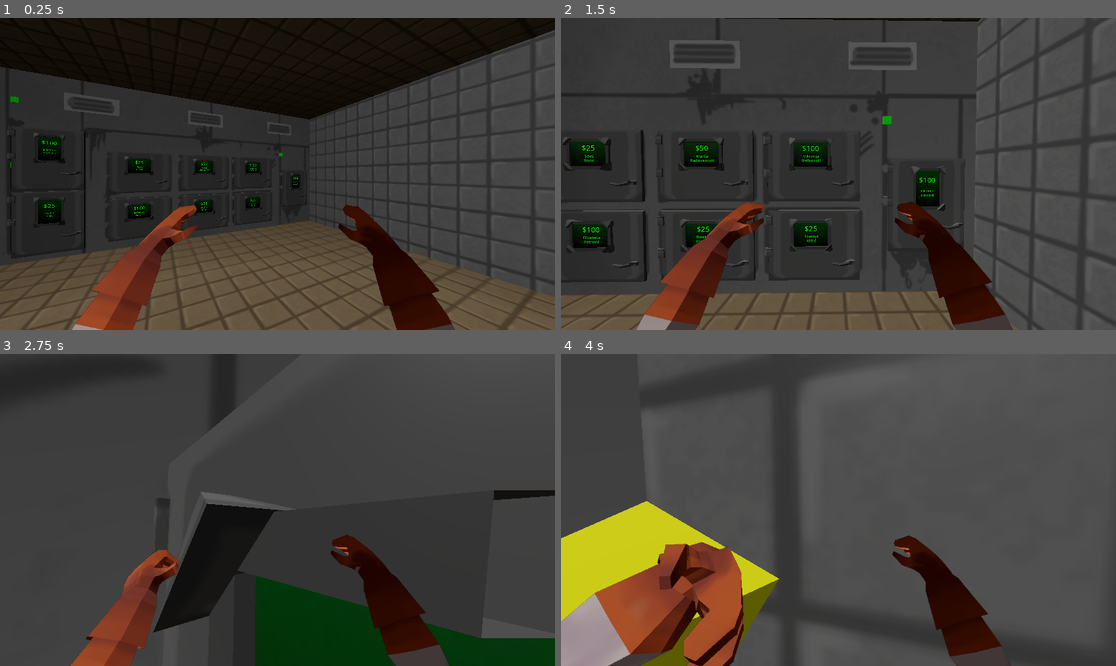
Above: before the commit, frames 1-4 (two rows, left to right).
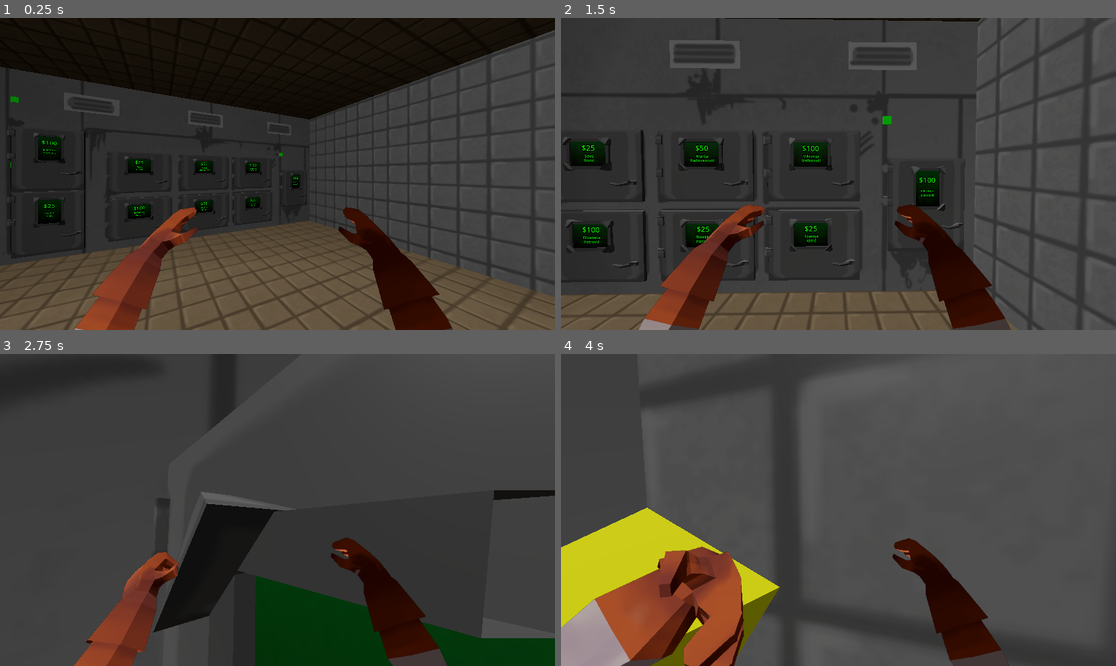
Above: after the commit, the same moments.

Repository: senseibobo/lesinar
Game: Godot game, scene res://world/world.tscn
The game is run twice, just before and just after one commit, with the same random seed, the same clock (stepped at 60 frames per second) and the same inputs. The engine's default icon, where the game draws it, is replaced by a stand-in: a white triangle on a blue panel in a dark square.
Inputs (mouse positions are in pixels of both pictures, inside the frame that each line leads up to):
- Up to frame 1 (0.25 s): no input
- Up to frame 2 (1.5 s): move the mouse to (866, 174) at 0.52 s; hold W (up) from 0.53 s (still down); tap E (interact) at 0.6 s; move the mouse to (810, 174) at 1.27 s; click (810, 174) at 1.35 s
- Up to frame 3 (2.75 s): keep holding W (up); move the mouse to (288, 503) at 2.02 s; tap E (interact) at 2.1 s
- Up to frame 4 (4 s): keep holding W (up); move the mouse to (832, 516) at 2.77 s; click (832, 516) at 2.85 s; move the mouse to (877, 513) at 3.52 s; tap E (interact) at 3.6 s

The runs differ from the first frame. In frame 1, 1.1% of the frame differs, in the area x 13-82%, y 59-100%; in frame 2, 1.4%; in frame 3, 1.1%; in frame 4, 4.4%, in the area x 0-80%, y 47-100%.

Commit message:
added range limit and reduced subdivide and lowered arms skibidi

Diff:
--- a/player/player.tscn
+++ b/player/player.tscn
@@ -1930,10 +1930,10 @@
 debug_shape_custom_color = Color(1, 0, 0, 1)
 
 [node name="armModelLeft" type="Node3D" parent="Camera3D"]
-transform = Transform3D(0.6, 0, 0, 0, 0.6, 0, 0, 0, 0.6, -0.05, -1.703, -0.455)
+transform = Transform3D(0.6, 0, 0, 0, 0.6, 0, 0, 0, 0.6, -0.05, -1.718, -0.455)
 
 [node name="Arml" type="Node3D" parent="Camera3D/armModelLeft"]
-transform = Transform3D(0.818237, 0, 0, 0, 0.818237, 0, 0, 0, 0.818237, 0.368259, 1.58258, 0.0344122)
+transform = Transform3D(0.818237, 0, 0, 0, 0.818237, 0, 0, 0, 0.818237, 4.23995e-09, 0, 0.0484994)
 
 [node name="Skeleton3D" type="Skeleton3D" parent="Camera3D/armModelLeft/Arml"]
 bones/0/name = "Bone.007"
@@ -1948,140 +1948,140 @@
 bones/1/rest = Transform3D(0.00240892, -0.0743876, 0.997226, -0.998111, 0.0610432, 0.00696444, -0.061392, -0.995359, -0.0740999, 0.104896, -0.526372, -0.397699)
 bones/1/enabled = true
 bones/1/position = Vector3(0.130575, -0.527016, -0.81483)
-bones/1/rotation = Quaternion(-0.393647, 0.0287784, -0.00192931, 0.918809)
+bones/1/rotation = Quaternion(-0.609752, -0.344722, -0.498462, 0.510788)
 bones/1/scale = Vector3(1, 1, 1)
 bones/2/name = "Forearm.L.001"
 bones/2/parent = 1
 bones/2/rest = Transform3D(0.9979, 0.0644714, -0.00628616, -0.0643375, 0.975163, -0.211941, -0.00753408, 0.2119, 0.977262, -6.69243e-08, 0.925278, -2.04891e-08)
 bones/2/enabled = true
 bones/2/position = Vector3(-6.69243e-08, 0.925278, -2.04891e-08)
-bones/2/rotation = Quaternion(0.720691, 0.0154714, -0.273305, 0.636922)
+bones/2/rotation = Quaternion(0.364545, 0.0223621, -0.138245, 0.920595)
 bones/2/scale = Vector3(1, 1, 1)
 bones/3/name = "Palm.L.001"
 bones/3/parent = 0
 bones/3/rest = Transform3D(0.00144863, 0.170294, 0.985392, -0.999736, 0.0228304, -0.00247577, -0.0229185, -0.985129, 0.170282, 0.187226, -0.473532, -2.39617)
 bones/3/enabled = true
-bones/3/position = Vector3(0.565483, 0.675333, -0.689398)
-bones/3/rotation = Quaternion(-0.441108, 0.462961, 0.759397, 0.12003)
+bones/3/position = Vector3(1.95038, -0.258522, -1.00203)
+bones/3/rotation = Quaternion(-0.325657, -0.495073, -0.752222, 0.288118)
 bones/3/scale = Vector3(1, 1, 1)
 bones/4/name = "Index.1.L.001"
 bones/4/parent = 3
 bones/4/rest = Transform3D(0.928715, -0.283557, -0.23892, 0.240642, 0.951143, -0.193436, 0.282098, 0.122152, 0.951577, 0.00851854, 0.373355, 0.0801823)
 bones/4/enabled = true
 bones/4/position = Vector3(0.00851854, 0.373355, 0.0801823)
-bones/4/rotation = Quaternion(0.100851, -0.118492, -0.0242606, 0.987522)
+bones/4/rotation = Quaternion(0.110868, -0.109177, -0.110898, 0.981575)
 bones/4/scale = Vector3(1, 1, 1)
 bones/5/name = "Index.2.L.001"
 bones/5/parent = 4
 bones/5/rest = Transform3D(0.910123, 0.276559, 0.30853, -0.32584, 0.937694, 0.120661, -0.255937, -0.210347, 0.943531, -5.96046e-08, 0.175426, -5.96046e-08)
 bones/5/enabled = true
 bones/5/position = Vector3(-5.96046e-08, 0.175426, -5.96046e-08)
-bones/5/rotation = Quaternion(-0.107075, 0.129497, -0.308319, 0.936325)
+bones/5/rotation = Quaternion(-0.118034, 0.119593, -0.389363, 0.905628)
 bones/5/scale = Vector3(1, 1, 1)
 bones/6/name = "Index.3.L.001"
 bones/6/parent = 5
 bones/6/rest = Transform3D(0.902688, 0.323506, 0.283722, -0.329672, 0.943705, -0.0271513, -0.276533, -0.0690259, 0.958522, 2.79397e-09, 0.096721, 3.35276e-08)
 bones/6/enabled = true
 bones/6/position = Vector3(2.79397e-09, 0.096721, 3.35276e-08)
-bones/6/rotation = Quaternion(-0.0335509, 0.140047, -0.321174, 0.936007)
+bones/6/rotation = Quaternion(-0.0457212, 0.136559, -0.40214, 0.904182)
 bones/6/scale = Vector3(1, 1, 1)
 bones/7/name = "Middle.1.L.001"
 bones/7/parent = 3
 bones/7/rest = Transform3D(0.948842, -0.227933, -0.218508, 0.226728, 0.973467, -0.0309203, 0.219759, -0.0202034, 0.975345, 0.00805494, 0.368894, 0.0203019)
 bones/7/enabled = true
 bones/7/position = Vector3(0.00805494, 0.368894, 0.0203019)
-bones/7/rotation = Quaternion(0.0204214, -0.109135, -0.0441195, 0.992837)
+bones/7/rotation = Quaternion(0.0299276, -0.10692, -0.131147, 0.985126)
 bones/7/scale = Vector3(1, 1, 1)
 bones/8/name = "Middle.2.L.001"
 bones/8/parent = 7
 bones/8/rest = Transform3D(0.938039, 0.231606, 0.257762, -0.259984, 0.962159, 0.0815993, -0.229109, -0.143557, 0.962757, -6.51926e-08, 0.210916, -1.49012e-08)
 bones/8/enabled = true
 bones/8/position = Vector3(-6.51926e-08, 0.210916, -1.49012e-08)
-bones/8/rotation = Quaternion(-0.0763405, 0.11311, -0.280533, 0.950095)
+bones/8/rotation = Quaternion(-0.0859796, 0.105968, -0.362893, 0.921785)
 bones/8/scale = Vector3(1, 1, 1)
 bones/9/name = "Middle.3.L.001"
 bones/9/parent = 8
 bones/9/rest = Transform3D(0.934861, 0.256381, 0.245568, -0.255357, 0.966155, -0.036569, -0.246632, -0.0285207, 0.968689, -3.01516e-08, 0.138252, -1.11759e-08)
 bones/9/enabled = true
 bones/9/position = Vector3(-3.01516e-08, 0.138252, -1.11759e-08)
-bones/9/rotation = Quaternion(-0.017978, 0.123823, -0.285618, 0.950141)
+bones/9/rotation = Quaternion(-0.0287836, 0.121766, -0.367963, 0.921384)
 bones/9/scale = Vector3(1, 1, 1)
 bones/10/name = "Ring.1.L.001"
 bones/10/parent = 3
 bones/10/rest = Transform3D(0.920475, -0.261987, -0.289981, 0.295847, 0.95196, 0.0790367, 0.255344, -0.158541, 0.953763, 0.00716273, 0.351222, -0.0267583)
 bones/10/enabled = true
 bones/10/position = Vector3(0.00716273, 0.351222, -0.0267583)
-bones/10/rotation = Quaternion(-0.0376664, -0.147308, -0.0155765, 0.988251)
+bones/10/rotation = Quaternion(-0.0245831, -0.150047, -0.102312, 0.983064)
 bones/10/scale = Vector3(1, 1, 1)
 bones/11/name = "Ring.2.L.001"
 bones/11/parent = 10
 bones/11/rest = Transform3D(0.890128, 0.266476, 0.36968, -0.304755, 0.951213, 0.0481394, -0.338816, -0.155512, 0.927911, -1.0035e-07, 0.184667, -5.86733e-08)
 bones/11/enabled = true
 bones/11/position = Vector3(-1.0035e-07, 0.184667, -5.86733e-08)
-bones/11/rotation = Quaternion(-0.0809399, 0.171735, -0.300388, 0.934731)
+bones/11/rotation = Quaternion(-0.0957101, 0.163963, -0.381323, 0.904737)
 bones/11/scale = Vector3(1, 1, 1)
 bones/12/name = "Ring.3.L.001"
 bones/12/parent = 11
 bones/12/rest = Transform3D(0.933403, 0.269284, 0.237162, -0.250199, 0.962176, -0.107785, -0.257216, 0.0412692, 0.965472, -2.36614e-08, 0.100286, -3.25963e-09)
 bones/12/enabled = true
 bones/12/position = Vector3(-2.36614e-08, 0.100286, -3.25963e-09)
-bones/12/rotation = Quaternion(0.0173321, 0.130244, -0.287531, 0.948716)
+bones/12/rotation = Quaternion(0.00582623, 0.131263, -0.369744, 0.919797)
 bones/12/scale = Vector3(1, 1, 1)
 bones/13/name = "Pinky.1.L.001"
 bones/13/parent = 3
 bones/13/rest = Transform3D(0.996978, 0.0759809, 0.0161831, -0.0759957, 0.910688, 0.406043, 0.0161138, -0.406046, 0.913711, -0.0105876, 0.338301, -0.0893847)
 bones/13/enabled = true
 bones/13/position = Vector3(-0.0105876, 0.338301, -0.0893847)
-bones/13/rotation = Quaternion(-0.205045, -0.0331844, -0.194607, 0.958636)
+bones/13/rotation = Quaternion(-0.201338, -0.0510648, -0.27805, 0.93784)
 bones/13/scale = Vector3(1, 1, 1)
 bones/14/name = "Pinky.2.L.001"
 bones/14/parent = 13
 bones/14/rest = Transform3D(0.999889, -0.000902253, 0.0148668, 0.00311958, 0.98871, -0.149808, -0.0145638, 0.149838, 0.988603, -1.78232e-07, 0.139418, 1.11759e-08)
 bones/14/enabled = true
 bones/14/position = Vector3(-1.78232e-07, 0.139418, 1.11759e-08)
-bones/14/rotation = Quaternion(0.0729803, 0.0192923, -0.158393, 0.984486)
+bones/14/rotation = Quaternion(0.0710039, 0.0256274, -0.244246, 0.966771)
 bones/14/scale = Vector3(1, 1, 1)
 bones/15/name = "Pinky.3.L.001"
 bones/15/parent = 14
 bones/15/rest = Transform3D(0.999701, -0.0221127, -0.0104375, 0.0205842, 0.991443, -0.128906, 0.0131986, 0.128653, 0.991602, -6.89761e-08, 0.0709559, -7.45058e-09)
 bones/15/enabled = true
 bones/15/position = Vector3(-6.89761e-08, 0.0709559, -7.45058e-09)
-bones/15/rotation = Quaternion(0.064646, 0.00446897, -0.14894, 0.986721)
+bones/15/rotation = Quaternion(0.0640037, 0.0101294, -0.235026, 0.969827)
 bones/15/scale = Vector3(1, 1, 1)
 bones/16/name = "Thumb.1.L.001"
 bones/16/parent = 3
 bones/16/rest = Transform3D(0.599075, 0.387835, -0.700495, -0.776933, 0.0700226, -0.625677, -0.193609, 0.919065, 0.343271, 0.0310554, 0.165021, 0.136378)
 bones/16/enabled = true
 bones/16/position = Vector3(0.0310554, 0.165021, 0.136378)
-bones/16/rotation = Quaternion(0.544468, -0.17866, -0.41054, 0.70929)
+bones/16/rotation = Quaternion(0.459227, -0.130229, -0.428373, 0.767234)
 bones/16/scale = Vector3(1, 1, 1)
 bones/17/name = "Thumb.2.L.001"
 bones/17/parent = 16
 bones/17/rest = Transform3D(0.912957, -0.384964, -0.135321, 0.407234, 0.83852, 0.362002, -0.0258882, -0.3856, 0.922303, 1.19209e-07, 0.0784753, -5.58794e-08)
 bones/17/enabled = true
 bones/17/position = Vector3(1.19209e-07, 0.0784753, -5.58794e-08)
-bones/17/rotation = Quaternion(-0.195022, -0.0285471, 0.206656, 0.958355)
+bones/17/rotation = Quaternion(-0.304012, -0.0521388, 0.201997, 0.929546)
 bones/17/scale = Vector3(1, 1, 1)
 bones/18/name = "Thumb.3.L.001"
 bones/18/parent = 17
 bones/18/rest = Transform3D(0.975704, -0.202107, 0.0845831, 0.149601, 0.896632, 0.416738, -0.160065, -0.393959, 0.905083, -4.09782e-08, 0.117542, -9.68575e-08)
 bones/18/enabled = true
 bones/18/position = Vector3(-4.09782e-08, 0.117542, -9.68575e-08)
-bones/18/rotation = Quaternion(-0.20856, 0.0629383, 0.0904803, 0.971779)
+bones/18/rotation = Quaternion(-0.319004, 0.0521079, 0.097122, 0.941323)
 bones/18/scale = Vector3(1, 1, 1)
 bones/19/name = "IK.Arm.pole.L.001"
 bones/19/parent = 0
 bones/19/rest = Transform3D(0.0030973, -0.998701, 0.0508444, -0.99815, -2.38418e-07, 0.0608, -0.0607211, -0.0509386, -0.996854, -1.54915, -0.447589, -1.31086)
 bones/19/enabled = true
-bones/19/position = Vector3(0.156899, -1.15531, -4.12477)
+bones/19/position = Vector3(-0.336251, -1.43538, -0.83722)
 bones/19/rotation = Quaternion(0.707098, -0.706002, -0.00349198, -0.039506)
 bones/19/scale = Vector3(1, 1, 1)
 bones/20/name = "IK.arm.target.L.001"
 bones/20/parent = -1
 bones/20/rest = Transform3D(-0.0787876, -0.993015, 0.0878221, -0.996877, 0.0789459, -0.00167483, -0.00527006, -0.0876798, -0.996135, -2.85595, 0.0866462, -0.050753)
 bones/20/enabled = true
-bones/20/position = Vector3(-1.17067, 1.23551, -0.51546)
-bones/20/rotation = Quaternion(0.236248, 0.413252, 0.847487, -0.234894)
+bones/20/position = Vector3(-1.55344, 0.301656, -1.88263)
+bones/20/rotation = Quaternion(-0.775239, -0.122665, -0.27861, 0.553475)
 bones/20/scale = Vector3(1, 1, 1)
 
 [node name="Cube_003" type="MeshInstance3D" parent="Camera3D/armModelLeft/Arml/Skeleton3D"]
@@ -2090,7 +2090,7 @@
 skin = SubResource("Skin_io68r")
 
 [node name="BoneAttachment3D" type="BoneAttachment3D" parent="Camera3D/armModelLeft/Arml/Skeleton3D"]
-transform = Transform3D(-0.750428, 0.626566, 0.210411, -0.226131, -0.54252, 0.809035, 0.621065, 0.559542, 0.548808, -1.18409, 1.23551, -0.507266)
+transform = Transform3D(0.805883, 0.517926, 0.286889, -0.111009, -0.343781, 0.932465, 0.581575, -0.783305, -0.219553, -1.56687, 0.301656, -1.87444)
 bone_name = "Palm.L.001"
 bone_idx = 3
 
@@ -2104,7 +2104,7 @@
 speed_scale = 1.5
 
 [node name="armModelRight" type="Node3D" parent="Camera3D"]
-transform = Transform3D(-0.6, 0, 0, 0, 0.6, 0, 0, 0, 0.6, -0.05, -1.703, -0.455)
+transform = Transform3D(-0.6, 0, 0, 0, 0.6, 0, 0, 0, 0.6, -0.05, -1.718, -0.455)
 
 [node name="Arml" type="Node3D" parent="Camera3D/armModelRight"]
 transform = Transform3D(0.818237, 0, 0, 0, 0.818237, 0, 0, 0, 0.818237, 0.368259, 1.58258, 0.0344122)
--- a/terrain/terrain.gd
+++ b/terrain/terrain.gd
@@ -16,6 +16,7 @@
 var grid_size := Vector2(30,30)
 var old_preview_pos: Vector2
 var preview_active: bool = false
+var dig_range: float = 5.0
 
 
 func _ready() -> void:
@@ -109,7 +110,8 @@
 	var from: Vector3 = camera.global_position
 	var dir: Vector3 = -camera.global_basis.z.normalized()
 	var intersection = Plane(Vector3.UP, Vector3(0.0,-0.5,0.0)).intersects_ray(from, dir)
-	if intersection != null:
+	if intersection != null and intersection.distance_to(camera.global_position) < dig_range:
+		preview_mesh.visible = true
 		preview_active = true
 		var pos: Vector3 = intersection
 		var grid_pos: Vector2 = get_grid_pos(pos)
@@ -133,6 +135,7 @@
 			#box_mesh.size += Vector3(0.15,0.0,0.15)
 			update_preview_color()
 	else:
+		preview_mesh.visible = false
 		preview_active = false
 
 
--- a/terrain/terrain.tscn
+++ b/terrain/terrain.tscn
@@ -13,8 +13,8 @@
 
 [sub_resource type="PlaneMesh" id="PlaneMesh_enun1"]
 size = Vector2(30, 30)
-subdivide_width = 200
-subdivide_depth = 200
+subdivide_width = 120
+subdivide_depth = 120
 
 [sub_resource type="StandardMaterial3D" id="StandardMaterial3D_8o40f"]
 transparency = 1
